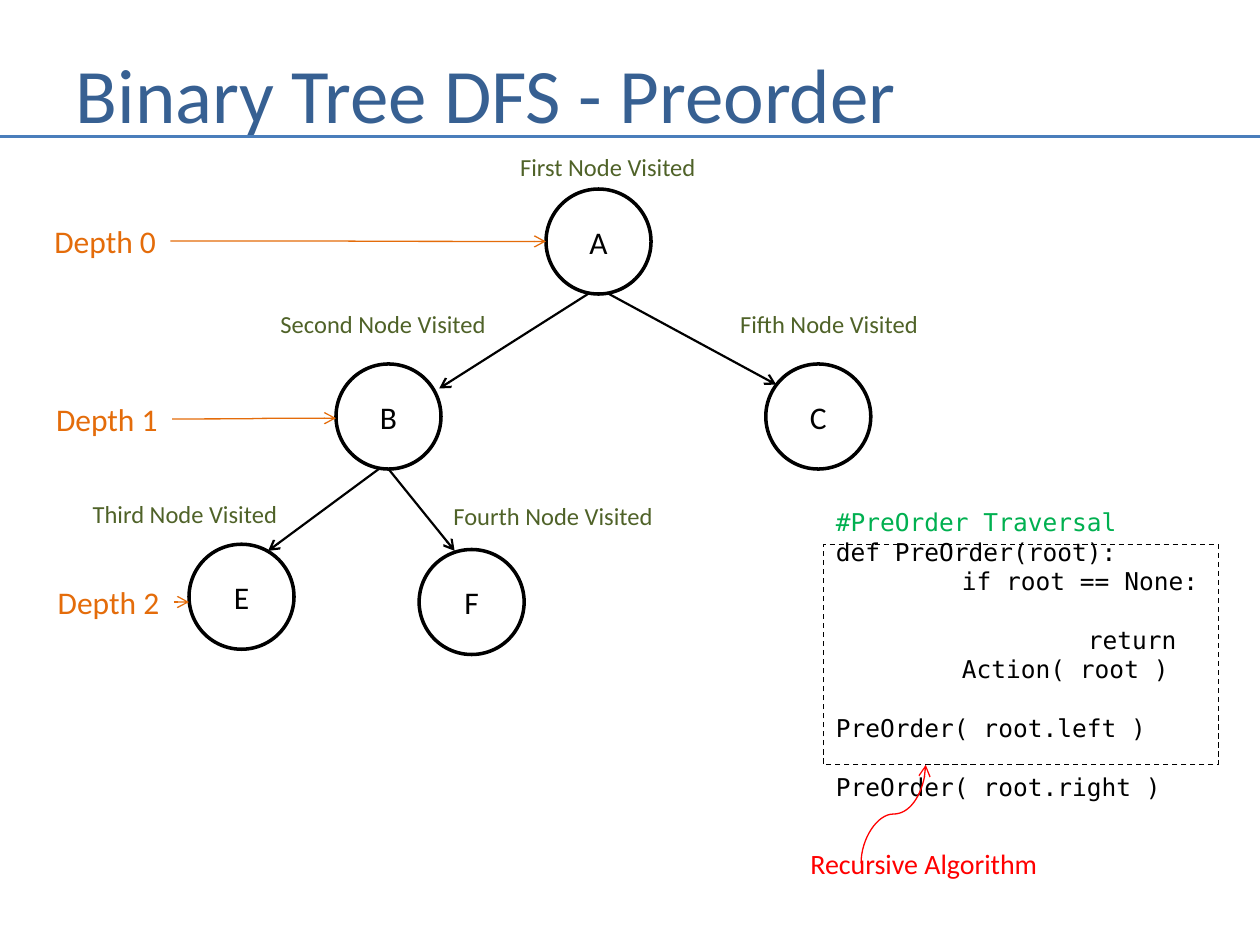
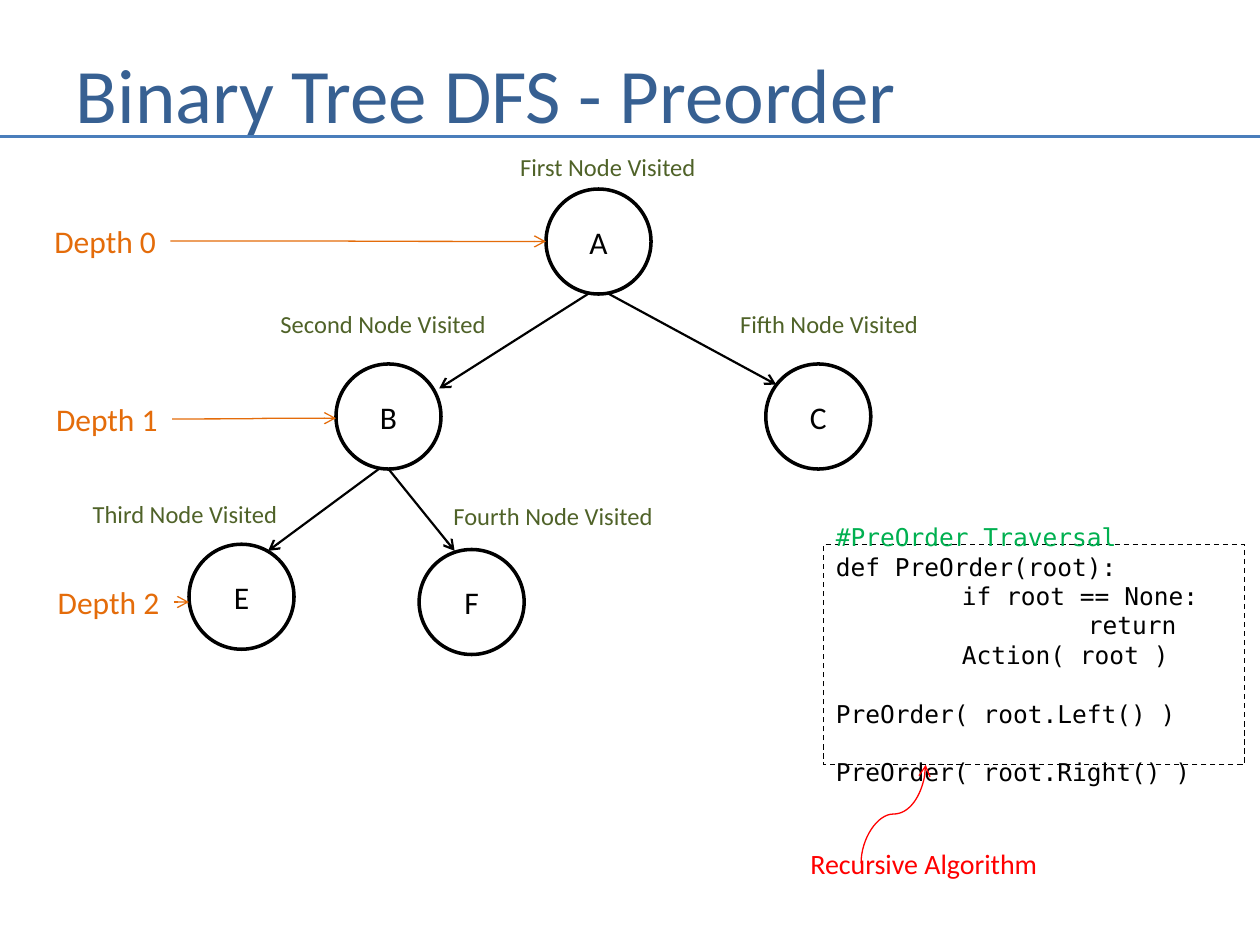
Before and after one commit to andrewferlitsch/Portland-Data-Science-Group, a slide deck: slide 12 of Presentations/AI - Graph Search.pptx. Drawn at 1260x945 pixels with LibreOffice and Linux fonts; fonts in the diff are those of the drawing. Boxes give left, top, right and bottom in pixels: in the first picture for what was removed or moved away, otherwise in the second. Text is boxed around its words. In the diff, an @@ line names an element or a change of style, - is before the commit and + after.

```diff
--- a/Presentations/AI - Graph Search.pptx
+++ b/Presentations/AI - Graph Search.pptx
@@ rectangle "#PreOrder Traversal def PreOrder(root): if ...": place and size @@
-rectangle "#PreOrder Traversal def PreOrder(root): if ..." at [823,544,1217,765]
+rectangle "#PreOrder Traversal def PreOrder(root): if ..." at [823,544,1244,765]
@@ text in rectangle at [836,645,1160,787]: text changed @@
-Action( root )
-PreOrder( root.left )
-PreOrder( root.right )
+Action( root )
+PreOrder( root.Left() )
+PreOrder( root.Right() )
```
Also in this commit, not shown: 5 other slides changed.
